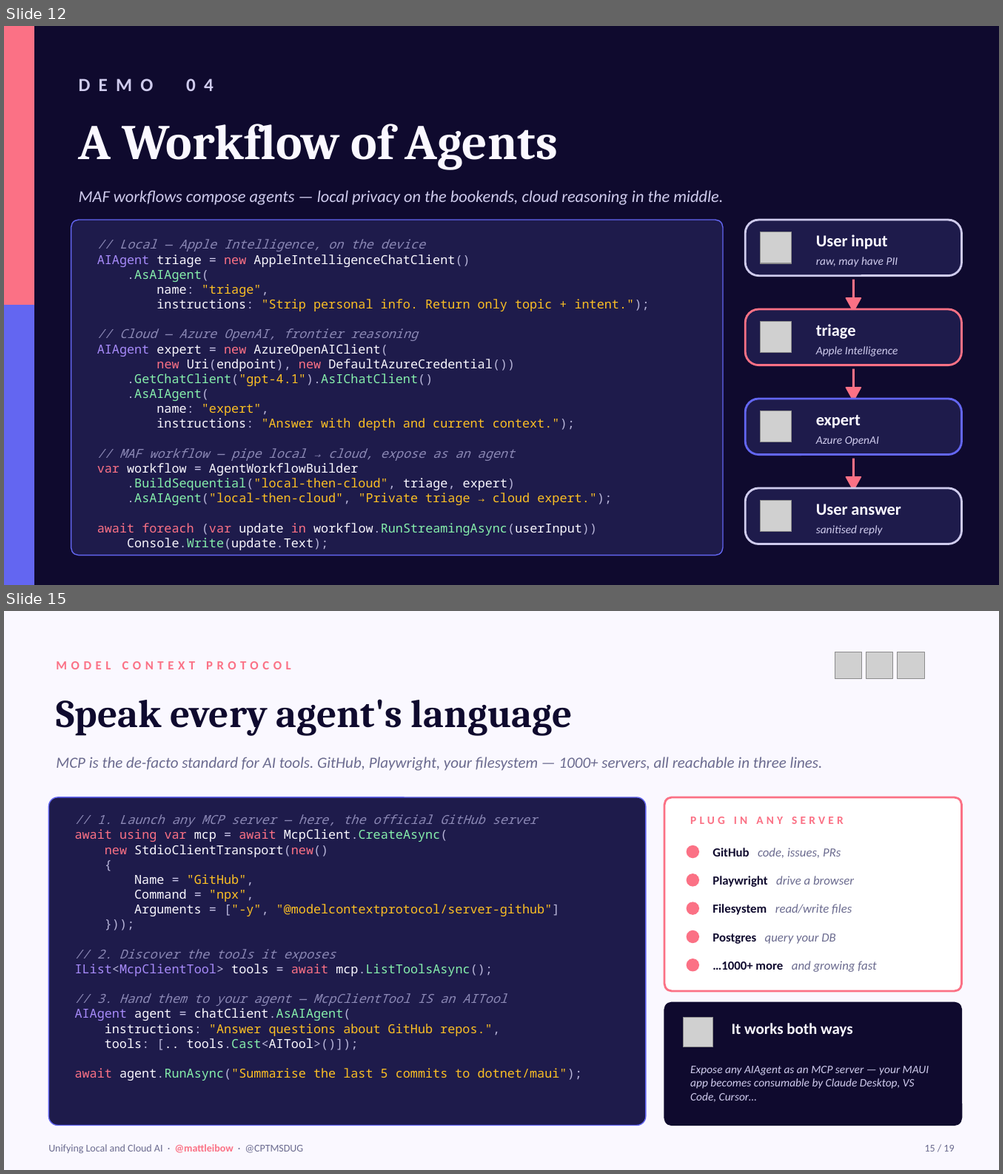
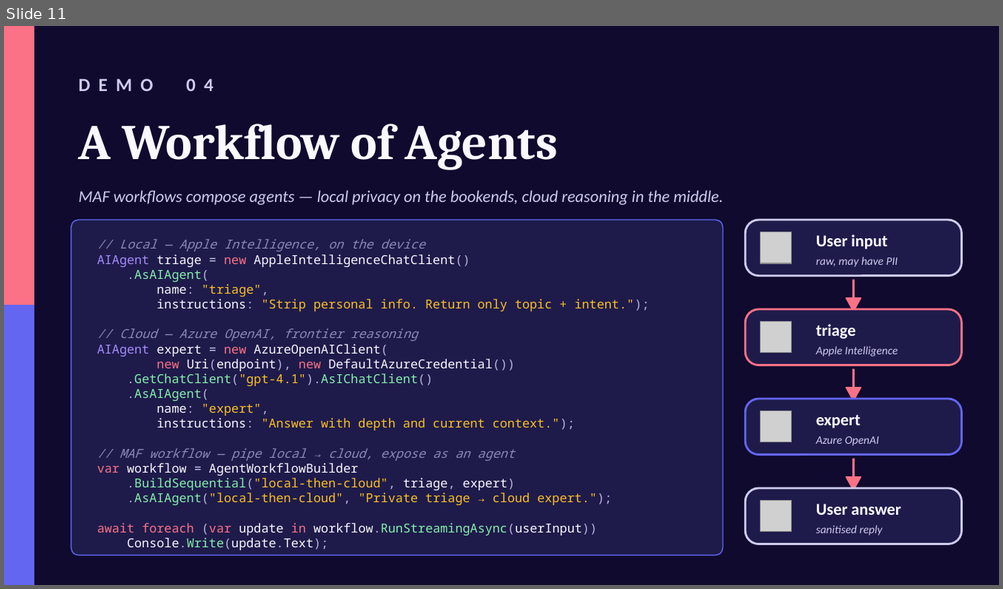
Before and after one commit to mattleibow/cptmsdug-local-cloud-agent-framework, a slide deck: slides/Unifying-Local-Cloud-AI.pptx. Shown one above the other, each under a label of ours: slides 12 and 15 before the commit, slide 11 after it; the slides between them are not shown. The pictures are 1003x1174 and 1003x589 pixels, drawn with LibreOffice and Linux fonts; fonts in the diff are those of the drawing; grey boxes stand for pictures. Boxes give left, top, right and bottom in pixels: in the first picture for what was removed or moved away, otherwise in the second. Text is boxed around its words. In the diff, an @@ line names an element or a change of style, - is before the commit and + after.

```diff
--- a/slides/Unifying-Local-Cloud-AI.pptx
+++ b/slides/Unifying-Local-Cloud-AI.pptx
@@ slide 15 removed at <box>4,611,999,1170</box>, background #FAF8FF @@
@@ picture removed at <box>834,652,861,679</box> @@
@@ picture removed at <box>866,652,893,679</box> @@
@@ picture removed at <box>897,652,924,679</box> @@
@@ text removed at <box>56,661,291,669</box> @@
-MODEL CONTEXT PROTOCOL
@@ text removed at <box>56,699,572,735</box> @@
-Speak every agent's language
@@ text removed at <box>56,757,822,771</box> @@
-MCP is the de-facto standard for AI tools. GitHub, Playwright, your filesystem — 1000+ servers, all reachable in three lines.
@@ rounded rectangle removed at <box>48,797,646,1126</box> @@
@@ rounded rectangle removed at <box>664,797,962,991</box> @@
@@ text removed at <box>75,815,582,1081</box> @@
-// 1. Launch any MCP server — here, the official GitHub server
-await using var mcp = await McpClient.CreateAsync(
-new StdioClientTransport(new()
-{
-Name = "GitHub",
-Command = "npx",
-Arguments = ["-y", "@modelcontextprotocol/server-github"]
-}));
-// 2. Discover the tools it exposes
-IList<McpClientTool> tools = await mcp.ListToolsAsync();
-// 3. Hand them to your agent — McpClientTool IS an AITool
-AIAgent agent = chatClient.AsAIAgent(
-instructions: "Answer questions about GitHub repos.",
-tools: [.. tools.Cast<AITool>()]);
-await agent.RunAsync("Summarise the last 5 commits to dotnet/maui");
@@ text removed at <box>690,817,843,824</box> @@
-PLUG IN ANY SERVER
@@ ellipse removed at <box>687,846,699,858</box> @@
@@ text removed at <box>712,848,840,858</box> @@
-GitHub code, issues, PRs
@@ ellipse removed at <box>687,874,699,886</box> @@
@@ text removed at <box>712,876,854,887</box> @@
-Playwright drive a browser
@@ ellipse removed at <box>687,903,699,914</box> @@
@@ text removed at <box>712,904,851,915</box> @@
-Filesystem read/write files
@@ ellipse removed at <box>687,931,699,943</box> @@
@@ text removed at <box>712,934,835,944</box> @@
-Postgres query your DB
@@ ellipse removed at <box>687,960,699,971</box> @@
@@ text removed at <box>712,961,876,972</box> @@
-…1000+ more and growing fast
@@ rounded rectangle removed at <box>664,1002,962,1126</box> @@
@@ picture removed at <box>683,1017,713,1048</box> @@
@@ text removed at <box>731,1023,853,1037</box> @@
-It works both ways
@@ text removed at <box>690,1066,928,1102</box> @@
-Expose any AIAgent as an MCP server — your MAUI app becomes consumable by Claude Desktop, VS Code, Cursor…
@@ text removed at <box>48,1145,304,1154</box> @@
-Unifying Local and Cloud AI · @mattleibow · @CPTMSDUG
@@ text removed at <box>925,1145,953,1152</box> @@
-15 / 19
@@ what was slide 12 is now slide 11 @@
```
Also in this commit, not shown: 11 slides changed, 1 other slide removed, 1 other file.
